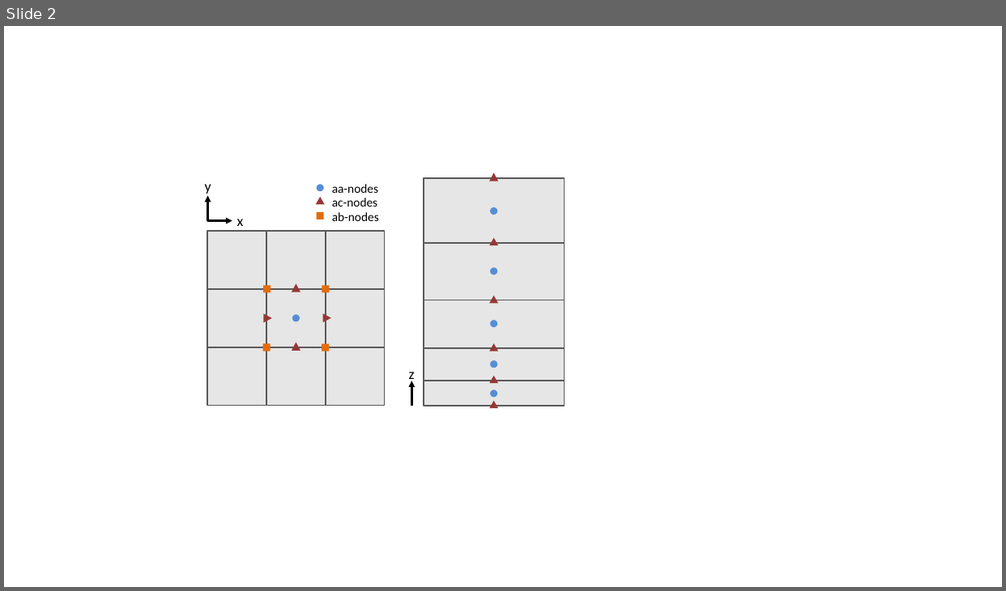
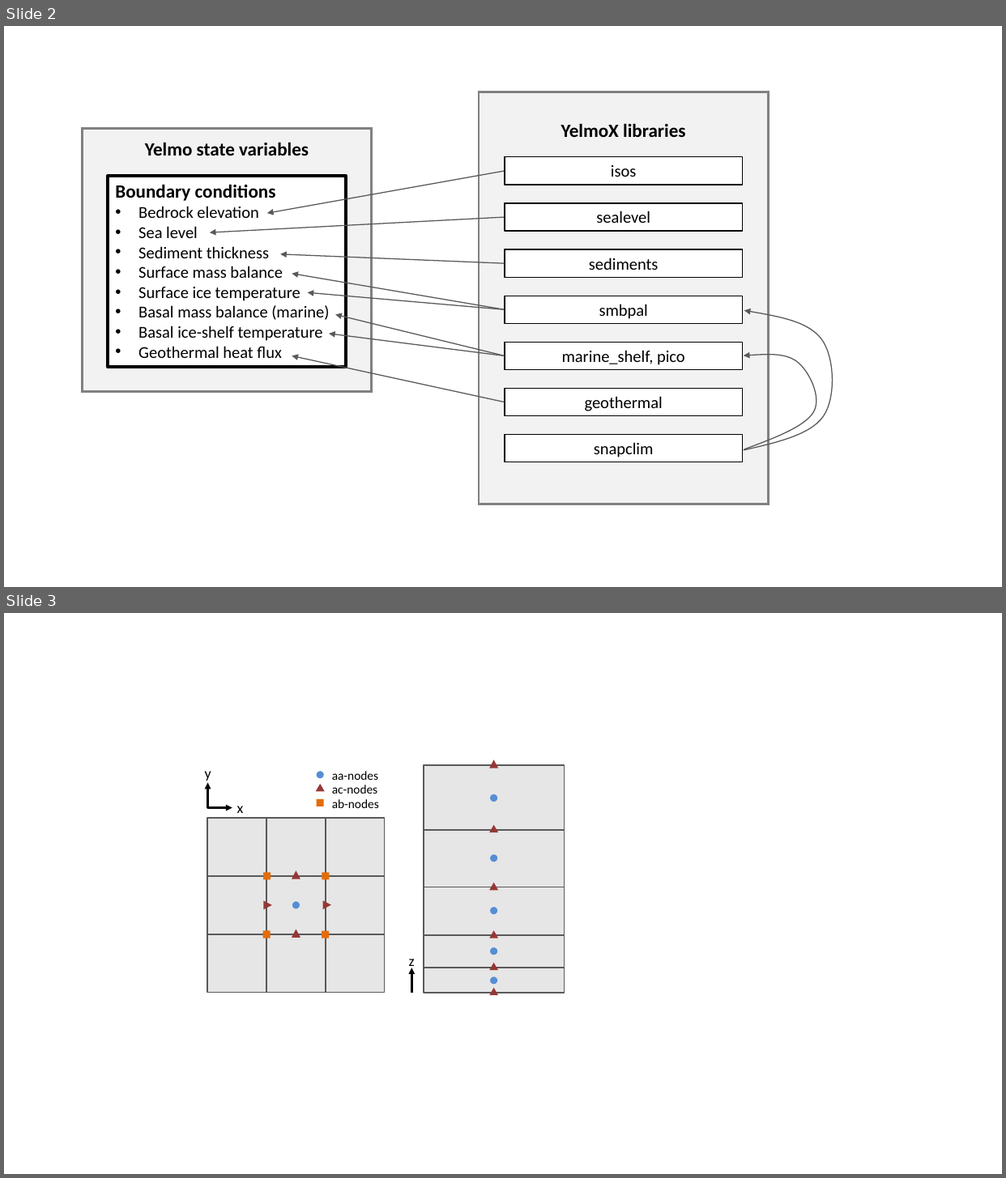
Before and after one commit to palma-ice/yelmo-docs, a slide deck: schematics/yelmo_figures.pptx. Shown one above the other, each under a label of ours: slide 2 before the commit, slides 2 and 3 after it. The pictures are 1006x591 and 1006x1178 pixels, drawn with LibreOffice and Linux fonts; fonts in the diff are those of the drawing. Boxes give left, top, right and bottom in pixels: in the first picture for what was removed or moved away, otherwise in the second. Text is boxed around its words. In the diff, an @@ line names an element or a change of style, - is before the commit and + after.

```diff
--- a/schematics/yelmo_figures.pptx
+++ b/schematics/yelmo_figures.pptx
@@ slide 2 added at (4,26,1002,587), background #FFFFFF @@
@@ rectangle added at (479,92,769,506), fill #F2F2F2, outline #808080 2.25 pt @@
@@ rectangle added at (82,129,372,392), fill #F2F2F2, outline #808080 2.25 pt @@
@@ text added at (145,142,309,156), 18 pt, text #000000, bold @@
+Yelmo state variables
@@ text added at (561,123,685,137), 18 pt, text #000000, bold @@
+YelmoX libraries
@@ arrow added from (505, 171) to (267, 213), #595959 1 pt @@
@@ rectangle added at (505,157,743,185), fill #FFFFFF, outline #000000 1 pt, 16 pt, text #000000 @@
+isos
@@ rectangle added at (108,176,346,367), fill #FFFFFF, outline #000000 3 pt, 16 pt, text #000000 @@
+Boundary conditions
+• Bedrock elevation
+• Sea level
+• Sediment thickness
+• Surface mass balance
+• Surface ice temperature
+• Basal mass balance (marine)
+• Basal ice-shelf temperature
+• Geothermal heat flux
@@ arrow added from (505, 218) to (210, 233), #595959 1 pt @@
@@ rectangle added at (505,203,743,231), fill #FFFFFF, outline #000000 1 pt, 16 pt, text #000000 @@
+sealevel
@@ arrow added from (505, 263) to (280, 254), #595959 1 pt @@
@@ rectangle added at (505,250,743,278), fill #FFFFFF, outline #000000 1 pt, 16 pt, text #000000 @@
+sediments
@@ arrow added from (505, 310) to (292, 274), #595959 1 pt @@
@@ arrow added from (505, 310) to (307, 292), #595959 1 pt @@
@@ arrow added from (505, 356) to (335, 315), #595959 1 pt @@
@@ rectangle added at (505,297,743,324), fill #FFFFFF, outline #000000 1 pt, 16 pt, text #000000 @@
+smbpal
@@ freeform shape added at (744,310,833,450), outline #595959 1 pt @@
@@ arrow added from (505, 356) to (329, 334), #595959 1 pt @@
@@ arrow added from (505, 403) to (292, 356), #595959 1 pt @@
@@ rectangle added at (505,342,743,369), fill #FFFFFF, outline #000000 1 pt, 16 pt, text #000000 @@
+marine_shelf, pico
@@ freeform shape added at (744,355,816,450), outline #595959 1 pt @@
@@ rectangle added at (505,388,743,416), fill #FFFFFF, outline #000000 1 pt, 16 pt, text #000000 @@
+geothermal
@@ rectangle added at (505,435,743,463), fill #FFFFFF, outline #000000 1 pt, 16 pt, text #000000 @@
+snapclim
@@ what was slide 2 is now slide 3 @@
```
Also in this commit, not shown: 1 slide changed, 8 other files.
